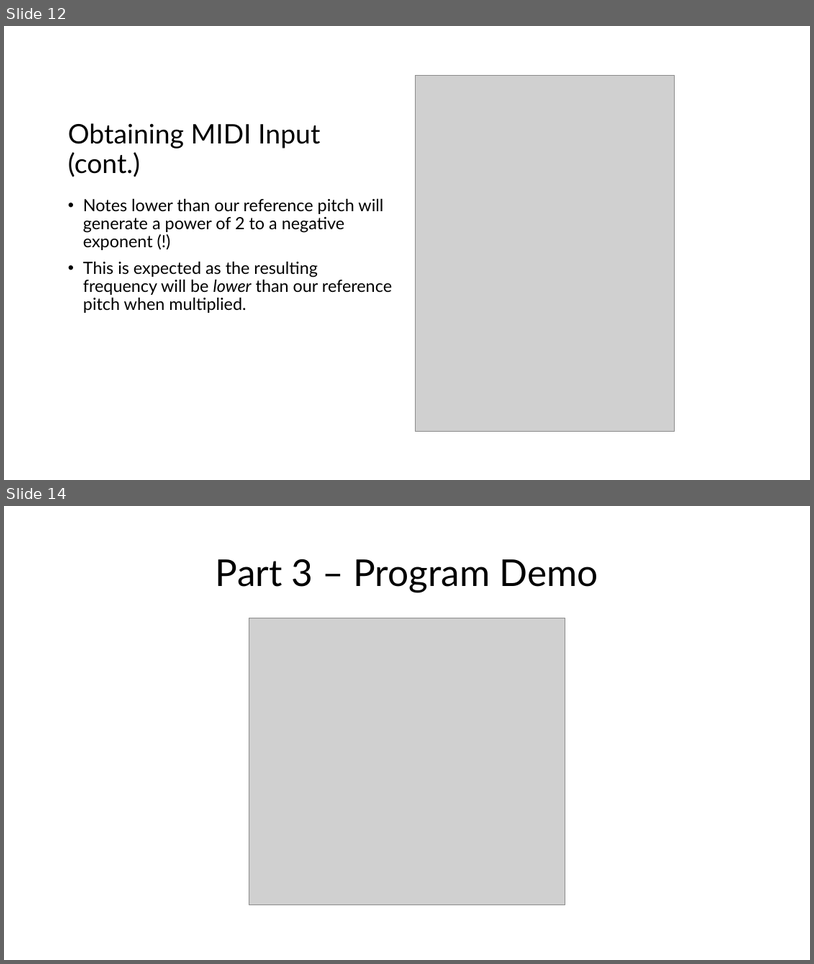
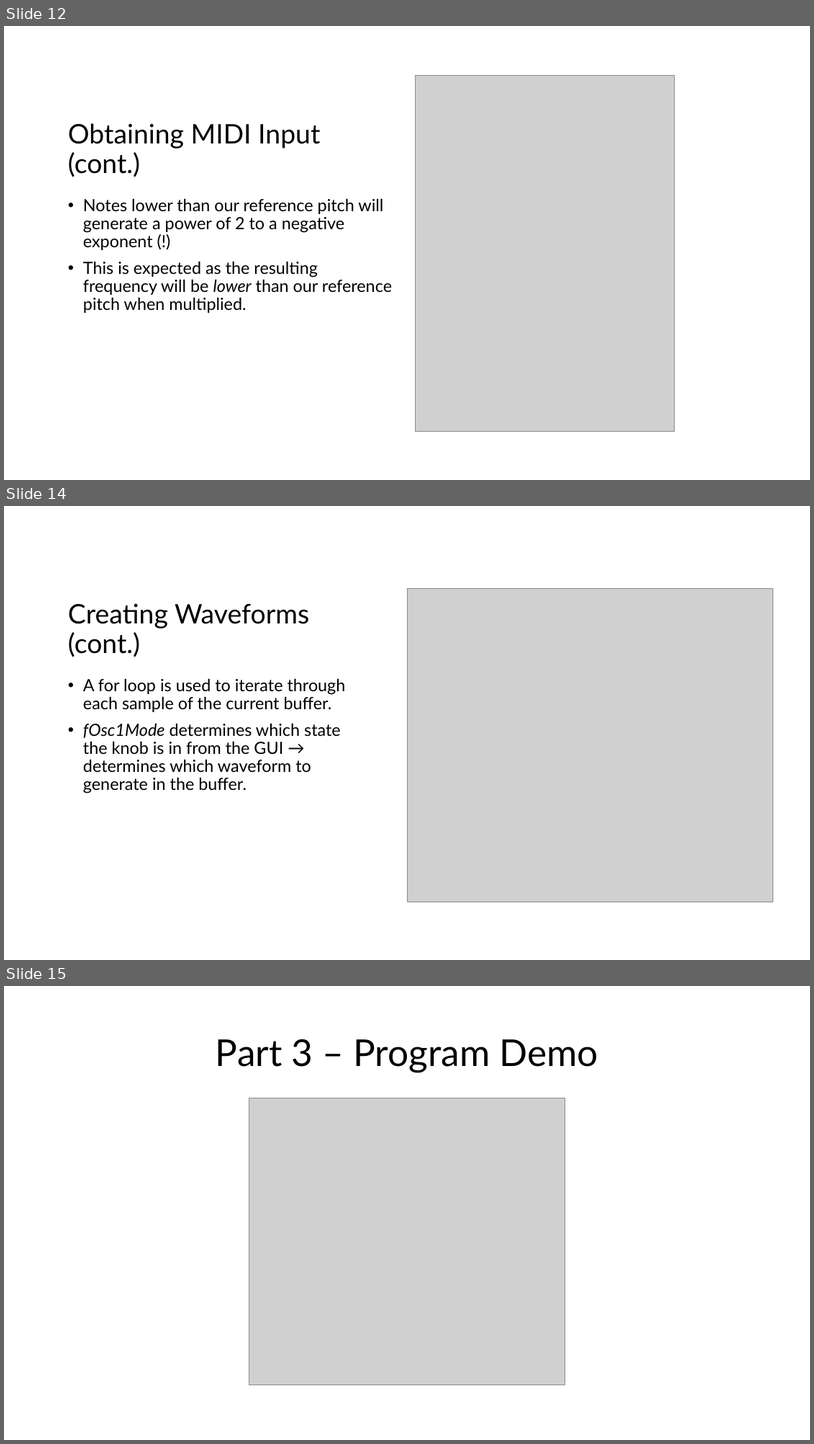
Before and after one commit to ShotgunApe/VST-Synth, a slide deck: docs/juniorIS-new.pptx. Shown one above the other, each under a label of ours: slides 12 and 14 before the commit, slides 12, 14 and 15 after it; the slides between them are not shown. The pictures are 814x964 and 814x1444 pixels, drawn with LibreOffice and Linux fonts; fonts in the diff are those of the drawing; grey boxes stand for pictures. Boxes give left, top, right and bottom in pixels: in the first picture for what was removed or moved away, otherwise in the second. Text is boxed around its words. In the diff, an @@ line names an element or a change of style, - is before the commit and + after.

```diff
--- a/docs/juniorIS-new.pptx
+++ b/docs/juniorIS-new.pptx
@@ slide 14 added at (x1=4, y1=506, x2=810, y2=960), background #FFFFFF @@
@@ picture added at (x1=407, y1=589, x2=774, y2=902) @@
@@ title added at (x1=68, y1=603, x2=309, y2=657), 32 pt, text #000000 @@
+Creating Waveforms (cont.)
@@ text added at (x1=83, y1=678, x2=346, y2=793), 20 pt, text #000000 @@
+• A for loop is used to iterate through each sample of the current buffer.
+• fOsc1Mode determines which state the knob is in from the GUI → determines which waveform to generate in the buffer.
@@ what was slide 14 is now slide 15 @@
```
Also in this commit, not shown: 2 slides changed.
